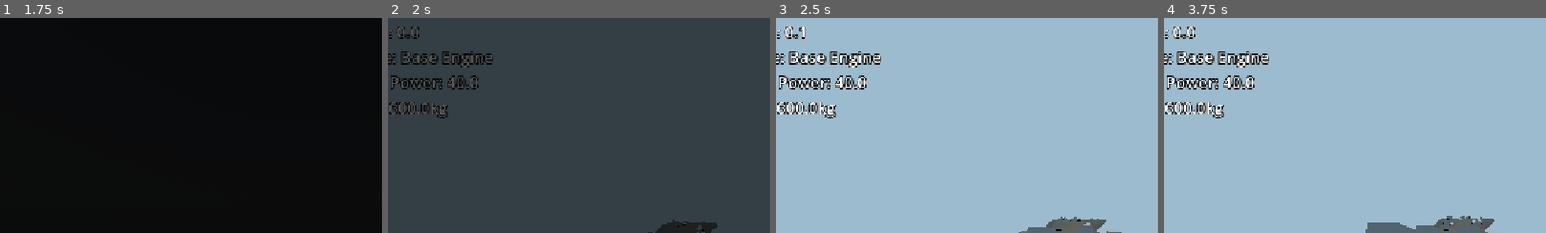
Above: before the commit, frames 1-4 (left to right).
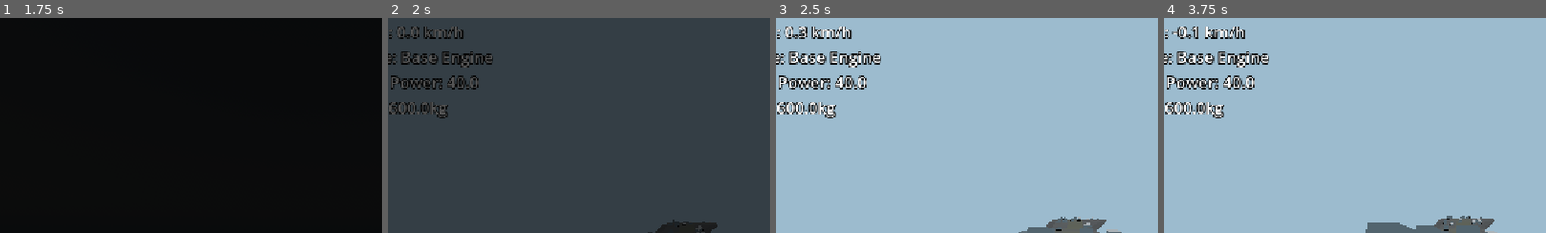
Above: after the commit, the same moments.

Repository: bladeclickers/craft_any_vehicle
Game: Godot game, scene res://scenes/start.tscn
The game is run twice, just before and just after one commit, with the same random seed, the same clock (stepped at 60 frames per second) and the same inputs. Sound files missing from this copy of the repository are replaced by a short silence.
Inputs (mouse positions are % of the whole screen's width and height, from its top left):
- Up to frame 1 (1.75 s): click "Play" at 0.5 s; click "Play" at 1.25 s
- Up to frame 2 (2 s): no input
- Up to frame 3 (2.5 s): tap Enter at 2 s; move the mouse to (72, 45) at 2.02 s; hold Right (ui_right) from 2.03 s (still down); hold A (a) from 2.03 s (still down); click (72, 45) at 2.17 s; tap D (d) at 2.3 s
- Up to frame 4 (3.75 s): release Right (ui_right) at 2.75 s; release A (a) at 2.75 s; drag from (30, 55) to (45, 70) at 2.77 s; move the mouse to (60, 28) at 3.52 s; hold Right (ui_right) from 3.53 s (still down); hold S (s) from 3.53 s (still down)
The pictures show only the part of the screen within x 7-57%, y 0-50%; the shares and areas given below are measured in that part.

Frame 1 is identical in both runs. In frame 2, 0.3% of the frame differs, in the area x 9-20%, y 4-10%; in frame 3, 0.5%; in frame 4, 0.8%, in the area x 2-22%, y 4-10%.

Commit message:
add death screen

Diff:
--- a/assets/base_car.tscn
+++ b/assets/base_car.tscn
@@ -3,7 +3,7 @@
 [ext_resource type="Script" uid="uid://tlg06hv6xh6u" path="res://scripts/base_car.gd" id="1_5olyx"]
 [ext_resource type="Script" uid="uid://ygdgkle6aa4f" path="res://assets/scripts/engine.gd" id="2_1ca31"]
 [ext_resource type="Script" uid="uid://calafhrv463i8" path="res://assets/scripts/wheel.gd" id="2_h7toe"]
-[ext_resource type="AudioStream" uid="uid://cmtaefea4gy1d" path="res://sfx/car.mp3" id="4_mtj2f"]
+[ext_resource type="AudioStream" uid="uid://cmtaefea4gy1d" path="res://media/car.mp3" id="4_mtj2f"]
 [ext_resource type="Script" uid="uid://l5hgysxvqnos" path="res://assets/scripts/pivot.gd" id="5_vbq03"]
 
 [sub_resource type="BoxShape3D" id="BoxShape3D_e4klq"]
--- a/road_demos/procedural_generator/ui.gd
+++ b/road_demos/procedural_generator/ui.gd
@@ -11,7 +11,8 @@
 
 func _process(_delta: float) -> void:
 	var speed = car.linear_velocity.dot(car.global_transform.basis.z)
-	speedometer.text = "Speed: " + str(round(speed*10)/10)
+	var speed_km_h = speed * 3.6
+	speedometer.text = "Speed: " + str(round(speed_km_h*10)/10) + " km/h"
 	engine_identifier.text = "Engine: " + Globals.engine_type
 	brake_identifier.text = "Brake Power: " + str(Globals.brake_force)
 	mass_identifier.text = "Mass: " + str(car.mass) + "kg"
--- /dev/null
+++ b/scenes/death.tscn
@@ -0,0 +1,29 @@
+[gd_scene format=3 uid="uid://cj32aveseuj7"]
+
+[ext_resource type="VideoStream" uid="uid://bb2ewhnftbfj" path="res://media/you_died.ogv" id="1_0hhgj"]
+[ext_resource type="Script" uid="uid://bkcom46nerlt" path="res://scripts/death.gd" id="1_w8wr1"]
+
+[sub_resource type="BoxMesh" id="BoxMesh_e4klq"]
+
+[node name="Death" type="Node2D" unique_id=1106678534]
+script = ExtResource("1_w8wr1")
+
+[node name="ColorRect" type="ColorRect" parent="." unique_id=1216125252]
+offset_right = 1152.0
+offset_bottom = 648.0
+color = Color(0, 0, 0, 1)
+
+[node name="MeshInstance2D" type="MeshInstance2D" parent="." unique_id=1868869836]
+position = Vector2(-0.2500047, -0.24218938)
+scale = Vector2(0.6, 0.6)
+mesh = SubResource("BoxMesh_e4klq")
+
+[node name="VideoStreamPlayer" type="VideoStreamPlayer" parent="MeshInstance2D" unique_id=1603742497]
+offset_left = -0.4995715
+offset_top = -0.49922848
+offset_right = 11954.273
+offset_bottom = 3411.0537
+stream = ExtResource("1_0hhgj")
+autoplay = true
+
+[connection signal="finished" from="MeshInstance2D/VideoStreamPlayer" to="." method="_on_video_stream_player_finished"]
--- a/scripts/base_car.gd
+++ b/scripts/base_car.gd
@@ -94,7 +94,7 @@
 			cam.position = THIRD_PERSON
 
 	if global_position.y < -30:
-		Transition.change_scene("res://scenes/editor.tscn")
+		Transition.change_scene("res://scenes/death.tscn")
 
 	var target_steer = 0.0
 	if Input.is_action_pressed("a"):
--- /dev/null
+++ b/scripts/death.gd
@@ -0,0 +1,6 @@
+extends Node2D
+
+@onready var vid: VideoStreamPlayer = $MeshInstance2D/VideoStreamPlayer
+
+func _on_video_stream_player_finished() -> void:
+	Transition.change_scene("res://scenes/editor.tscn")
Not shown, added: media/car.mp3.import
Not shown, added: media/you_died.ogv.uid
Not shown, added: scripts/death.gd.uid
Not shown, removed: sfx/car.mp3.import
Not shown, added: media/car.mp3
Not shown, added: media/you_died.ogv
Not shown, added: scenes/you_died.mp4
